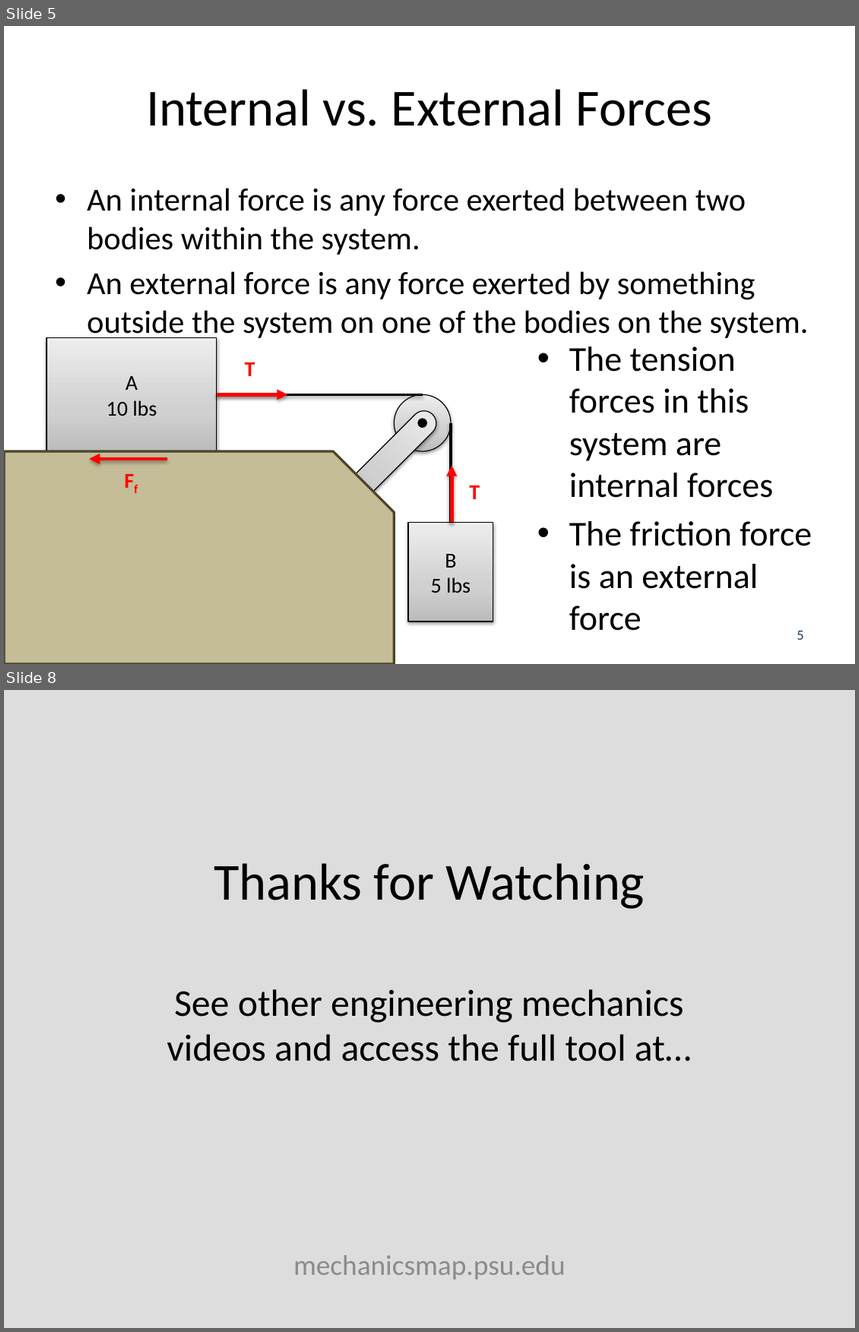
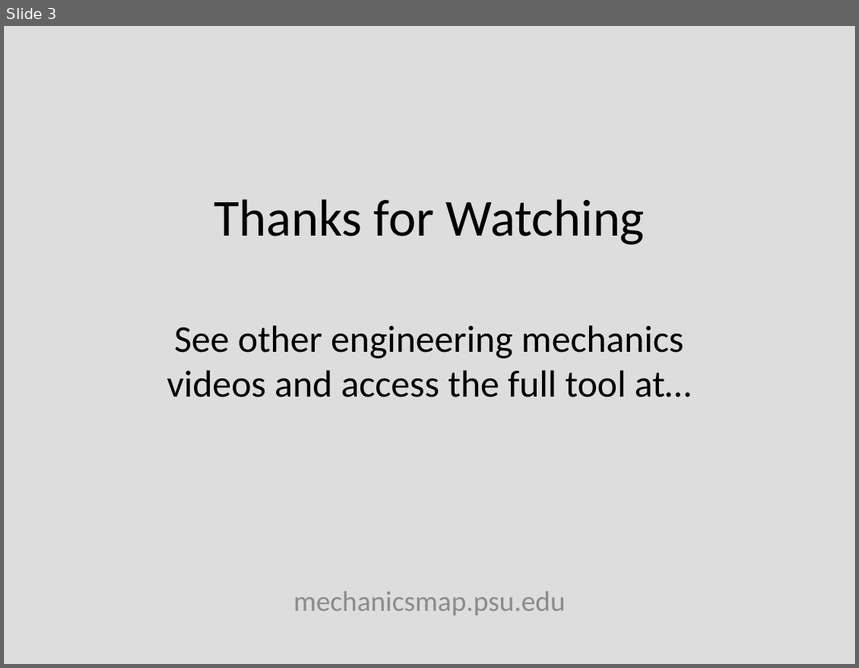
Before and after one commit to JacobMoore/mechanics_textbook, a slide deck: Lecture Slides/VideoLectureSlides/9.3.pptx. Shown one above the other, each under a label of ours: slides 5 and 8 before the commit, slide 3 after it; the slides between them are not shown. The pictures are 859x1332 and 859x668 pixels, drawn with LibreOffice and Linux fonts; fonts in the diff are those of the drawing; background and template pictures are left out. Boxes give left, top, right and bottom in pixels: in the first picture for what was removed or moved away, otherwise in the second. Text is boxed around its words. In the diff, an @@ line names an element or a change of style, - is before the commit and + after.

```diff
--- a/Lecture Slides/VideoLectureSlides/9.3.pptx
+++ b/Lecture Slides/VideoLectureSlides/9.3.pptx
@@ slide 5 removed at (x1=4, y1=26, x2=855, y2=664), background #FFFFFF @@
@@ title removed at (x1=146, y1=89, x2=712, y2=126) @@
-Internal vs. External Forces
@@ text removed at (x1=87, y1=188, x2=809, y2=341) @@
-• An internal force is any force exerted between two bodies within the system.
-• An external force is any force exerted by something outside the system on one of the bodies on the system.
@@ rectangle removed at (x1=47, y1=338, x2=217, y2=452) @@
-A
-10 lbs
@@ text removed at (x1=245, y1=363, x2=256, y2=376) @@
-T
@@ text removed at (x1=569, y1=347, x2=812, y2=631) @@
-• The tension forces in this system are internal forces
-• The friction force is an external force
@@ line removed from (423, 395) to (217, 395) @@
@@ arrow removed from (217, 395) to (287, 395) @@
@@ rounded rectangle removed at (x1=338, y1=406, x2=442, y2=509) @@
@@ ellipse removed at (x1=394, y1=395, x2=451, y2=452) @@
@@ ellipse removed at (x1=420, y1=419, x2=427, y2=426) @@
@@ line removed from (451, 423) to (451, 522) @@
@@ snip round rect removed at (x1=4, y1=452, x2=394, y2=664) @@
@@ arrow removed from (167, 459) to (89, 459) @@
@@ text removed at (x1=116, y1=463, x2=147, y2=496) @@
-Ff
@@ arrow removed from (452, 522) to (452, 466) @@
@@ text removed at (x1=469, y1=486, x2=480, y2=499) @@
-T
@@ rectangle removed at (x1=408, y1=522, x2=493, y2=622) @@
-B
-5 lbs
@@ page number removed at (x1=797, y1=631, x2=804, y2=640) @@
-5
@@ what was slide 8 is now slide 3 @@
```
Also in this commit, not shown: 1 slide changed, 1 slide added, 7 other slides removed, 21 other files.
